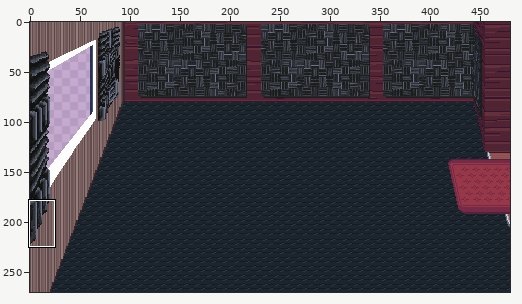
Sprite sheet: assets/images/props/studio/studio.png. The picture above shows the old version from afar; the outline marks the close-up.
Close-up. Earlier state:
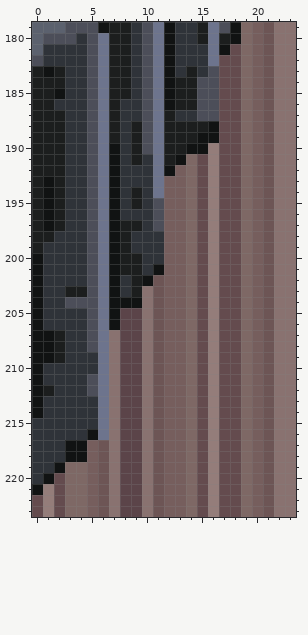
The file is 480x270 pixels. Colours within 5 levels of each other are drawn and written as one. Shown: x 0..23, y 179..223. The commit also changed other parts of the picture, which this record leaves out.
Now the later version:
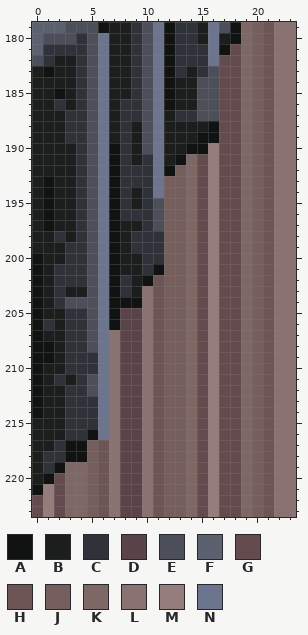
Palette (. is transparent): A #111313  B #1c1e1e  C #2f3339  D #5b4449  E #4c4e59  F #5b616e  G #644b4e  H #6d5555  J #765e5d  K #7e6865  L #897270  M #947d7a  N #6d748d
From old to new:
y 182: x 2..3 CC -> BB
y 183..186: x 3 C -> B
y 190..198: x 3 C -> B
y 199..200: x 1..2 CC -> BB
y 201..204: x 1 C -> B
y 205: x 1..2 CC -> BB
y 206: x 2 C -> B
y 207: x 1 A -> B
y 210: x 1..2 CC -> BB
y 211: x 1 C -> B; x 3 C -> B
y 212: x 2 C -> B
y 213..214: x 1..2 CC -> BB
y 215..216: x 0..2 CCC -> BBB
y 217: x 0..1 CC -> BB
y 218..220: x 0 C -> B
Boxes around the changes in both close-ups, in picture pixels (x1, y1, x2, y2):
changed: (32, 55, 76, 484)
